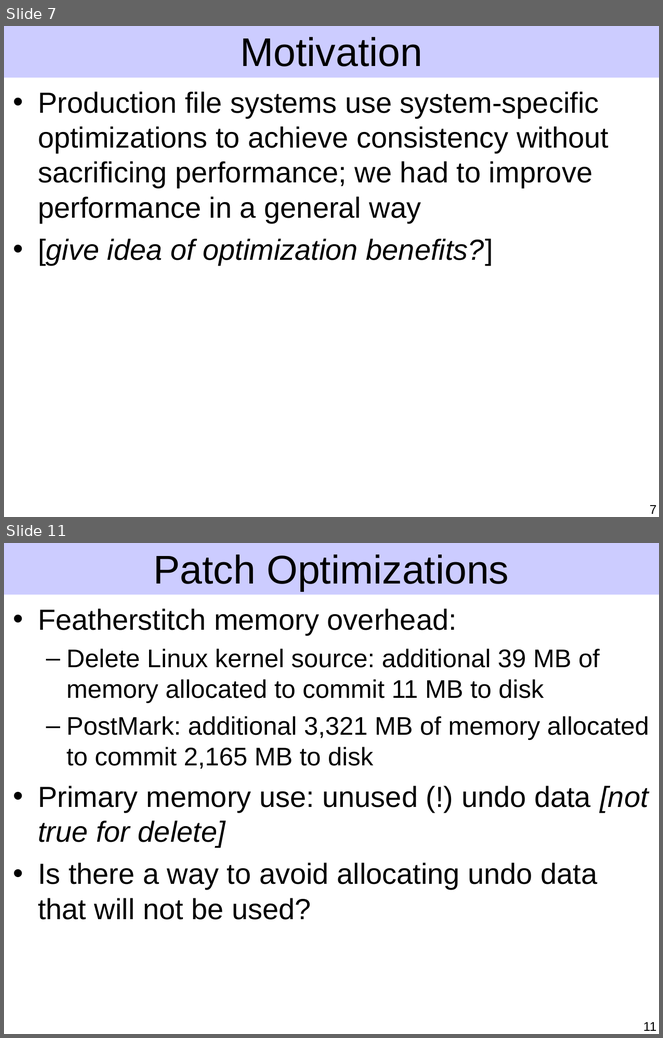
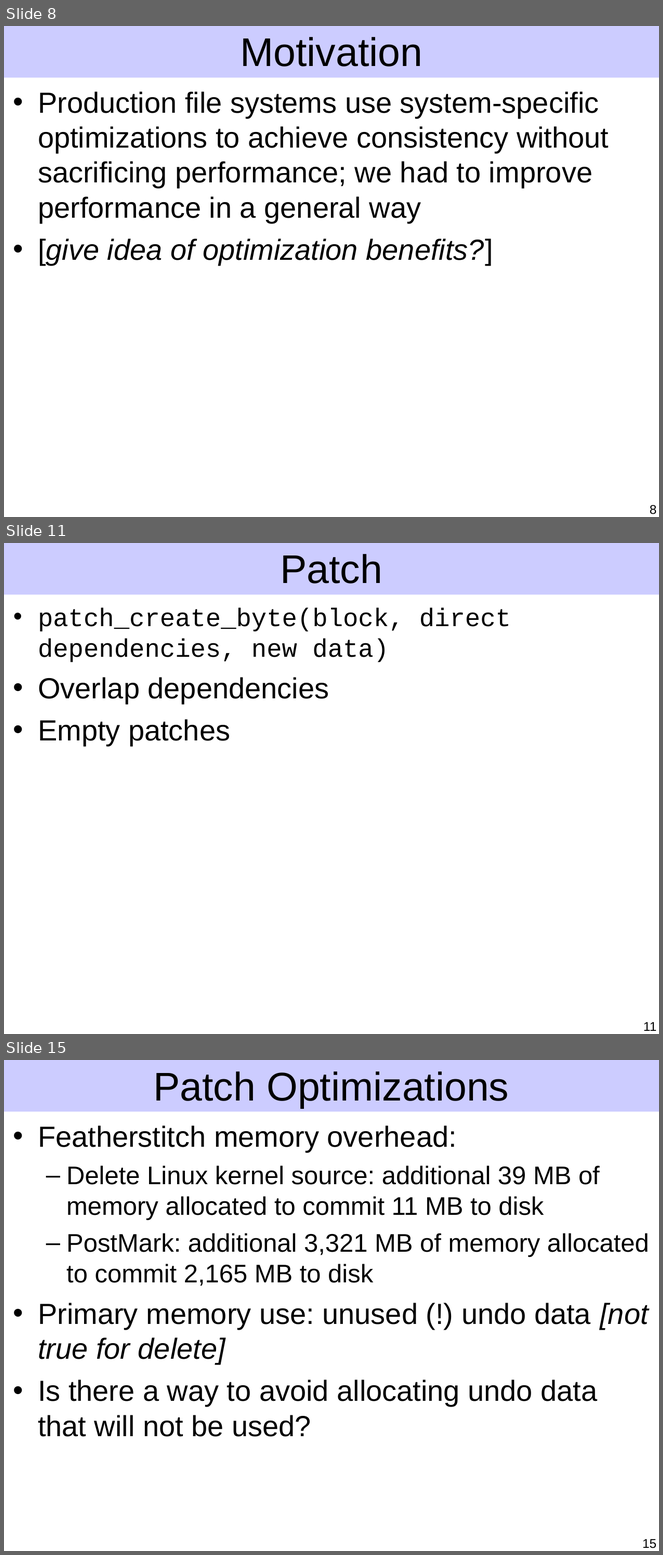
Before and after one commit to ucla-readable/fstitch-doc, a slide deck: sosp/pres.ppt. Shown one above the other, each under a label of ours: slides 7 and 11 before the commit, slides 8, 11 and 15 after it; the slides between them are not shown. The pictures are 663x1038 and 663x1555 pixels, drawn with LibreOffice and Linux fonts; fonts in the diff are those of the drawing. Boxes give left, top, right and bottom in pixels: in the first picture for what was removed or moved away, otherwise in the second. Text is boxed around its words. In the diff, an @@ line names an element or a change of style, - is before the commit and + after.

Commit message:
Checkpoint motivation and patches.

```diff
--- a/sosp/pres.ppt
+++ b/sosp/pres.ppt
@@ slide 11 added at box(4, 543, 659, 1034), background #FFFFFF; not listed: 1 template element that a slide beside it also shows @@
@@ title added at box(280, 554, 383, 584), 44 pt, text #000000 @@
+Patch
@@ text added at box(38, 608, 511, 746), 28 pt, text #000000 @@
+• patch_create_byte(block, direct dependencies, new data)
+• Overlap dependencies
+• Empty patches
@@ page number added at box(644, 1022, 657, 1031), 14 pt, text #000000 @@
+11
@@ what was slide 7 is now slide 8 @@
@@ page number at box(650, 505, 657, 515): text changed @@
-7
+8
@@ what was slide 11 is now slide 15 @@
@@ page number at box(643, 1539, 657, 1549): text changed @@
-11
+15
```
Also in this commit, not shown: 6 slides changed, 4 other slides added, 1 slide removed.
